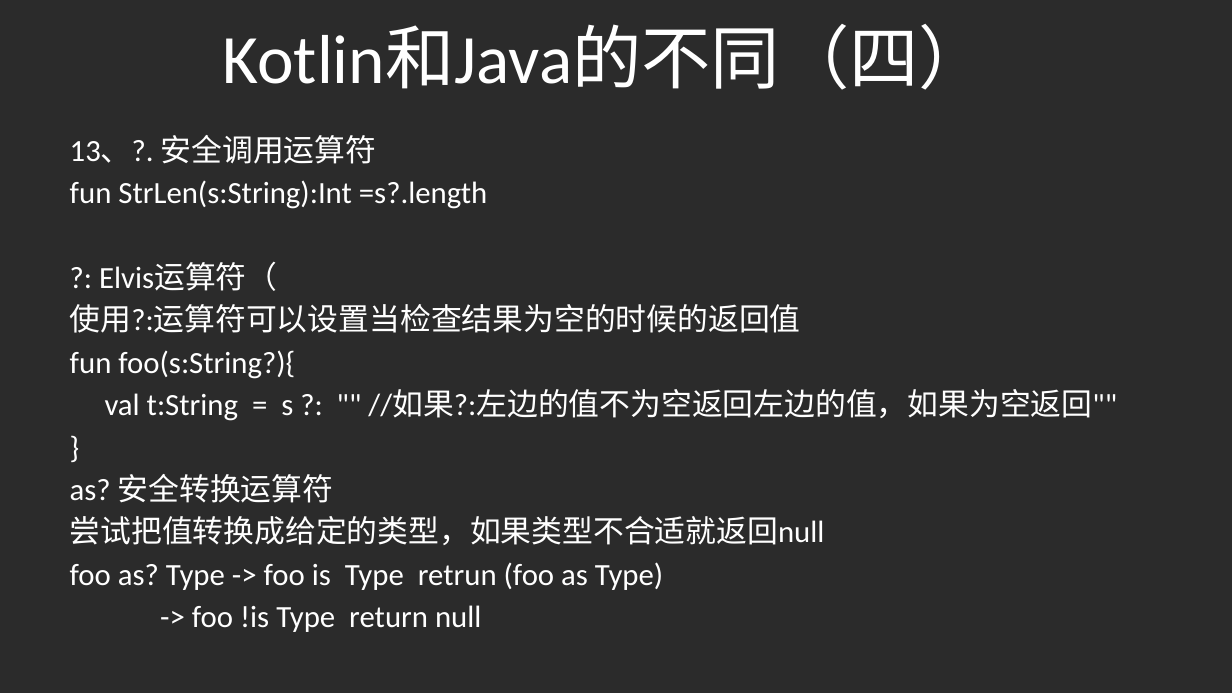
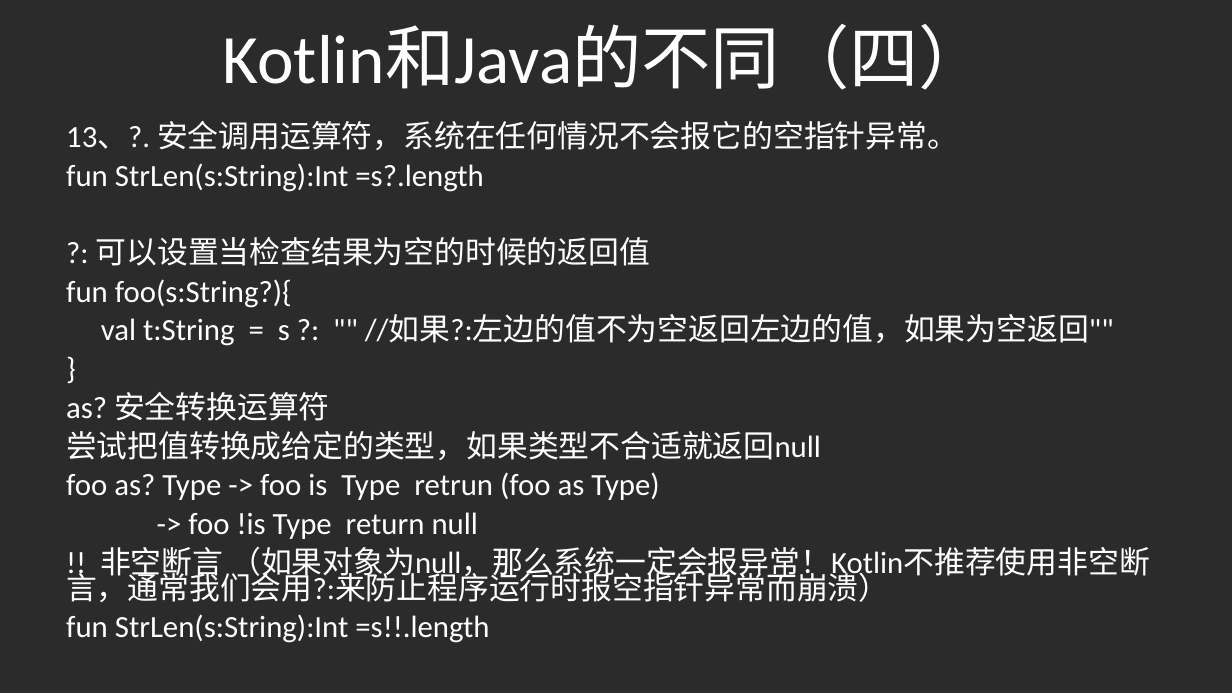
Before and after one commit to gaoleicoding/HelloKotlin, a slide deck: slide 8 of KotlinApp/Kotlin分享.pptx. Drawn at 1232x693 pixels with LibreOffice and Linux fonts; fonts in the diff are those of the drawing; background and template pictures are left out; a plain dark background stands for a picture behind light text. Boxes give left, top, right and bottom in pixels: in the first picture for what was removed or moved away, otherwise in the second. Text is boxed around its words. In the diff, an @@ line names an element or a change of style, - is before the commit and + after.

```diff
--- a/KotlinApp/Kotlin分享.pptx
+++ b/KotlinApp/Kotlin分享.pptx
@@ subtitle "13、?. 安全调用运算符，系统在任何情况不会报它的空指针异常。" moved from (x1=70, y1=135, x2=1117, y2=632) to (x1=66, y1=121, x2=1150, y2=643) @@
@@ subtitle at (x1=66, y1=121, x2=958, y2=150): text changed @@
-13、?. 安全调用运算符
+13、?. 安全调用运算符，系统在任何情况不会报它的空指针异常。
@@ subtitle at (x1=66, y1=163, x2=1114, y2=539): line spacing 0.8 to 0.7 @@
@@ subtitle at (x1=96, y1=237, x2=650, y2=266): text changed @@
-?: Elvis运算符（
-使用?:运算符可以设置当检查结果为空的时候的返回值
+?: 可以设置当检查结果为空的时候的返回值
@@ subtitle at (x1=66, y1=547, x2=1150, y2=643): paragraphs added @@
+!! 非空断言 （如果对象为null，那么系统一定会报异常！Kotlin不推荐使用非空断言，通常我们会用?:来防止程序运行时报空指针异常而崩溃）
+fun StrLen(s:String):Int =s!!.length
```
Also in this commit, not shown: 3 other slides changed, 4 other files.
